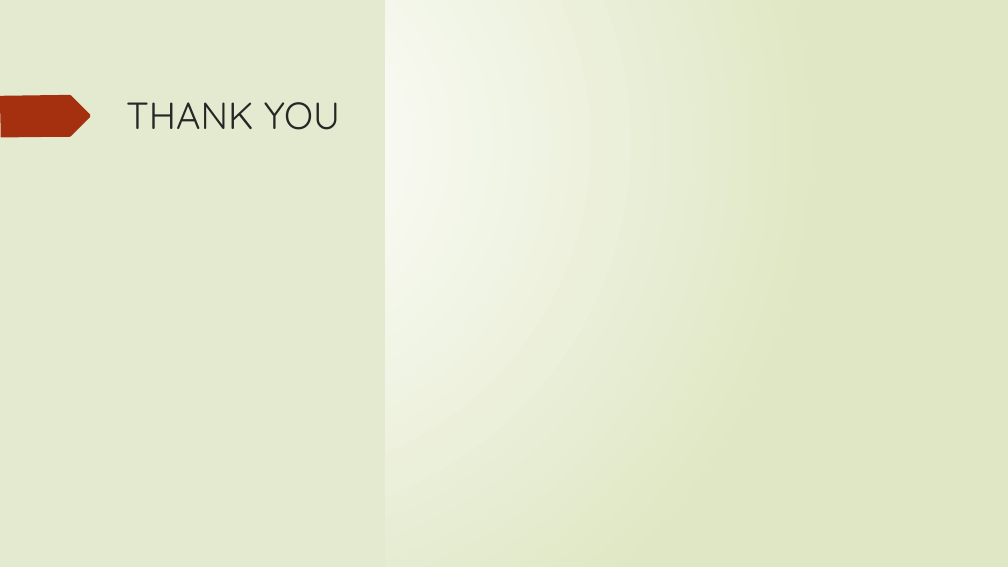
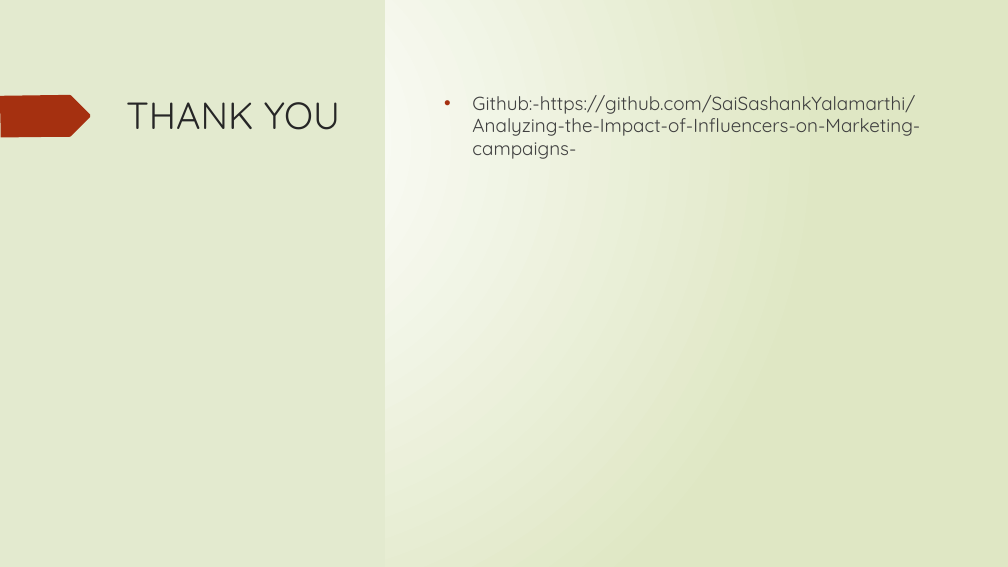
Before and after one commit to SaiSashankYalamarthi/Analyzing-the-Impact-of-Influencers-on-Marketing-campaigns-, a slide deck: slide 16 of EMPIRICAL FINAL PPT.pptx (slide 12 before the commit). Drawn at 1008x567 pixels with LibreOffice and Linux fonts; fonts in the diff are those of the drawing. Boxes give left, top, right and bottom in pixels: in the first picture for what was removed or moved away, otherwise in the second. Text is boxed around its words. In the diff, an @@ line names an element or a change of style, - is before the commit and + after.

```diff
--- a/EMPIRICAL FINAL PPT.pptx
+++ b/EMPIRICAL FINAL PPT.pptx
@@ text added at box(472, 95, 920, 159), 18 pt, text #404040 @@
+• Github:-https://github.com/SaiSashankYalamarthi/Analyzing-the-Impact-of-Influencers-on-Marketing-campaigns-
```
Also in this commit, not shown: 4 other slides changed, 4 slides added.
